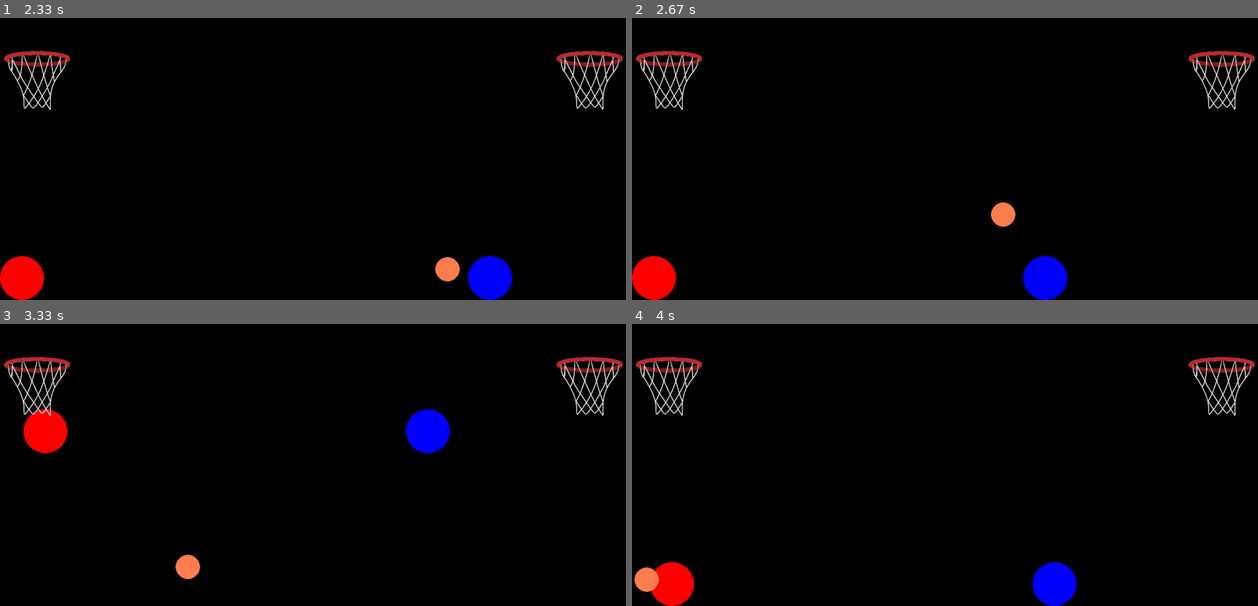
Above: before the commit, frames 1-4 (two rows, left to right).
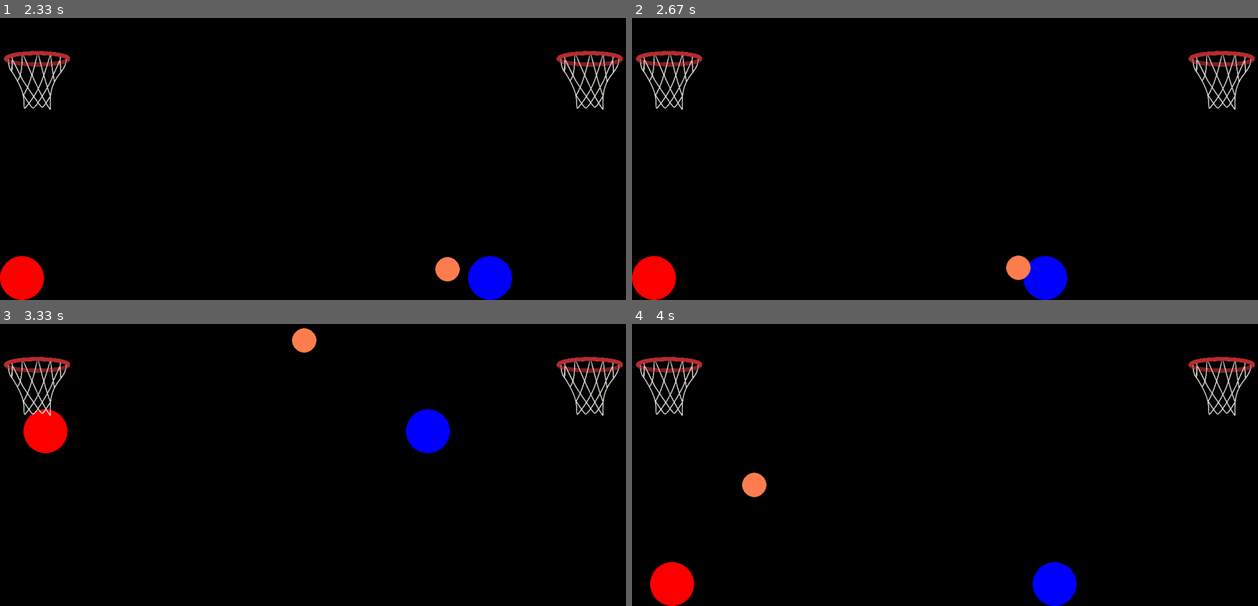
Above: after the commit, the same moments.

Repository: TaySay95/Programming
Game: pygame game, started from final.py
Two runs of this game, one before a commit and one after it. Both use one fixed random seed, a clock stepped at 60 frames per second and the inputs below.
Inputs:
- Up to frame 1 (2.33 s): hold Right 0.33-0.8 s; hold Up 0.83-1.13 s; hold W 0.83-1.13 s; hold Right 1.17-1.63 s; hold D 1.17-1.63 s; hold Left 1.67-2.2 s; hold A 1.67-2.2 s; hold Left from 2.23 s (still down); hold A from 2.23 s (still down)
- Up to frame 2 (2.67 s): release Left at 2.63 s; release A at 2.63 s
- Up to frame 3 (3.33 s): hold Up 2.67-3.03 s; hold W 2.67-3.03 s; hold Right from 3.07 s (still down); hold D from 3.07 s (still down)
- Up to frame 4 (4 s): release Right at 3.7 s; release D at 3.7 s; hold Left from 3.73 s (still down); hold A from 3.73 s (still down)

Frame 1 is identical in both runs. In frame 2, 0.5% of the frame differs, in the area x 57-64%, y 65-94%; in frame 3, 0.5%, in the area x 28-51%, y 1-91%; in frame 4, 0.5%.

Commit message:
fixed broken shot

Diff:
--- a/final.py
+++ b/final.py
@@ -80,14 +80,16 @@
         # if self.hold.rect.bottom == HEIGHT:
         #     self.reshot = True
 
-        if collided and not self.reshot:
+        if collided and self.reshot == False:
             self.hold = collided[0]
+            print(collided)
+
+
+
 
         if scored:
             self.basket = scored[0]
 
-        if self.basket:
-            print("basket contacted")
         # else:
 
         #     timenow = pg.time.get_ticks()
@@ -99,7 +101,14 @@
         if not self.hold:
             self.shotloaded = False
 
+        if self.rect.bottom >= HEIGHT:
+            self.reshot = False
+            print('here')
+
         if self.hold:
+            # if self.rect.bottom == HEIGHT:
+            #     self.reshot = False
+            #     print('here')
             if self.hold.rect.bottom == HEIGHT:
                 if self.hold.vel_x>0:
                     self.rect.left = self.hold.rect.right -15
@@ -120,17 +129,19 @@
             if self.hold.rect.bottom > 600 and self.hold.vel_y > 0 and self.shotloaded:
                 if self.hold.initial == 100:
                     self.hold = None
-                    self.reshot = True
+                    # self.reshot = True
                     self.vel_x = 10
                     self.vel_y =-15
 
 
                 elif self.hold.initial == 1180:
                     self.hold = None
-                    self.reshot = True
+                    # self.reshot = True
                     self.vel_x = -10
                     self.vel_y = -15
 
+            if self.hold.rect.bottom == HEIGHT and not pressed[self.hold.input["up"]] and self.shotloaded:
+                self.reshot = True
 
             elif (self.hold.rect.bottom < HEIGHT and pressed[self.hold.input["up"]]) or (self.hold.rect.bottom < HEIGHT and not self.shotloaded):
 
@@ -140,6 +151,8 @@
                         self.rect.left = self.hold.rect.right -35
                     if self.hold.initial == 1180:
                         self.rect.right = self.hold.rect.left +35
+
+
 
             else:
                 # timenow = pg.time.get_ticks()
@@ -147,26 +160,19 @@
                     if self.shotloaded:
                         if self.hold.initial == 100:
                             self.hold = None
-                            self.reshot = True
                             self.vel_x = 10
                             self.vel_y =-15
 
 
                         elif self.hold.initial == 1180:
                             self.hold = None
-                            self.reshot = True
                             self.vel_x = -10
                             self.vel_y = -15
 
 
+
+
         else:
-            # rimhit = pg.sprite.spritecollide(self, self.rim_sprites, False)
-            # if rimhit:
-            #     self.hit = rimhit[0]
-            # if self.hit.rect.bottom == self.rect.top and self.vel_y >0:
-            #     self.vel_y *= self.vel_y *-1
-
-
             if self.rect.top < 0:
                 self.rect.top = 0
                 self.vel_y *= -1
@@ -203,6 +209,10 @@
 
             self.rect.x += self.vel_x
             self.rect.y += self.vel_y
+
+        # if self.vel_y > 0 and self.hold and self.reshot:
+        #     self.reshot = False
+        #     self.hold = None
 
 
 
